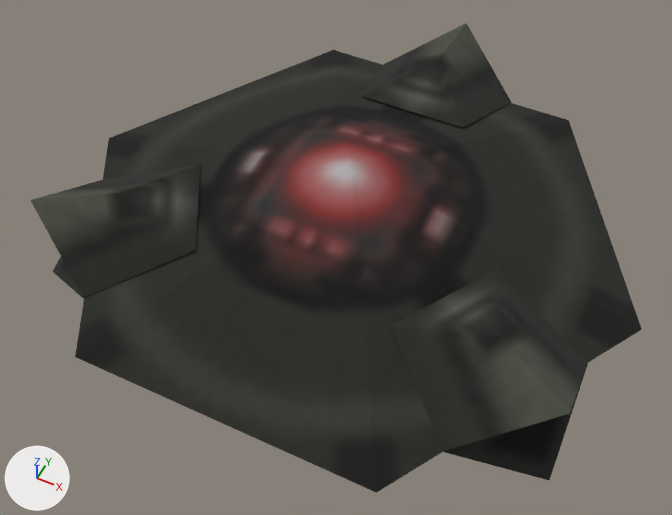
A saved change to the glTF model packs/tribes2/config/AssetPacks/tribes2/t2_mine.glb.
Both versions are drawn from a 50 mm lens placed at (0.242, -0.513, 0.731), pointed at (-0.011, -0.007, 0.098). Arrows for +X, +Y and +Z are at lower left; the lights stay in place. The first picture is the older version. Objects named as collision shapes, trigger or cutter boxes, shadow casters or lower levels of detail are left out. Where no turn or scale is listed for an object, it has been applied to the vertices.

In view in the first picture: 'Finger03_32', 'Main_32', 'Thumb01_32', 'Thumb02_32', 'Thumb03_32' and 1 more.
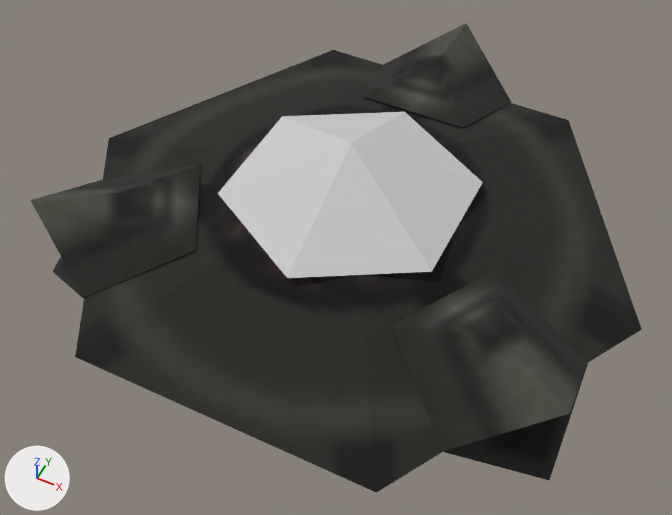
Location of each change, [x1, y1, x2, y2] in pixels of the pictures (672 x 515 px):
'Light_32', now drawn
    after: [218, 112, 483, 278]

The change, as a diff of the scene's bpy script:
```diff
--- a/packs/tribes2/config/AssetPacks/tribes2/t2_mine.glb.py
+++ b/packs/tribes2/config/AssetPacks/tribes2/t2_mine.glb.py
@@ mat_red_blink @@
+mat_red_blink = principled_material('red_blink')
+mat_red_blink.base_color = (0.6, 0.6, 0.6)  # light grey #cbcbcb
+mat_red_blink.roughness = 1.0
@@ me_light @@
+me_light.from_pydata([(0.097, 0.013, 0.056), (0.0, 0.013, 0.112), (0.0, -0.037, 0.0), (-0.097, 0.013, 0.056), (-0.097, 0.013, -0.056), (0.0, 0.013, -0.112), (0.097, 0.013, -0.056)], [], [(0, 1, 2), (1, 3, 2), (3, 4, 2), (4, 5, 2), (5, 6, 2), (2, 6, 0)])
+me_light.materials.append(mat_red_blink)  # light grey #cbcbcb
@@ ob_light_32 @@
-ob_light_32 = bpy.data.objects.new('Light_32', None)
+ob_light_32 = bpy.data.objects.new('Light_32', me_light)
 ob_light_32.parent = ob_dumraise
```
